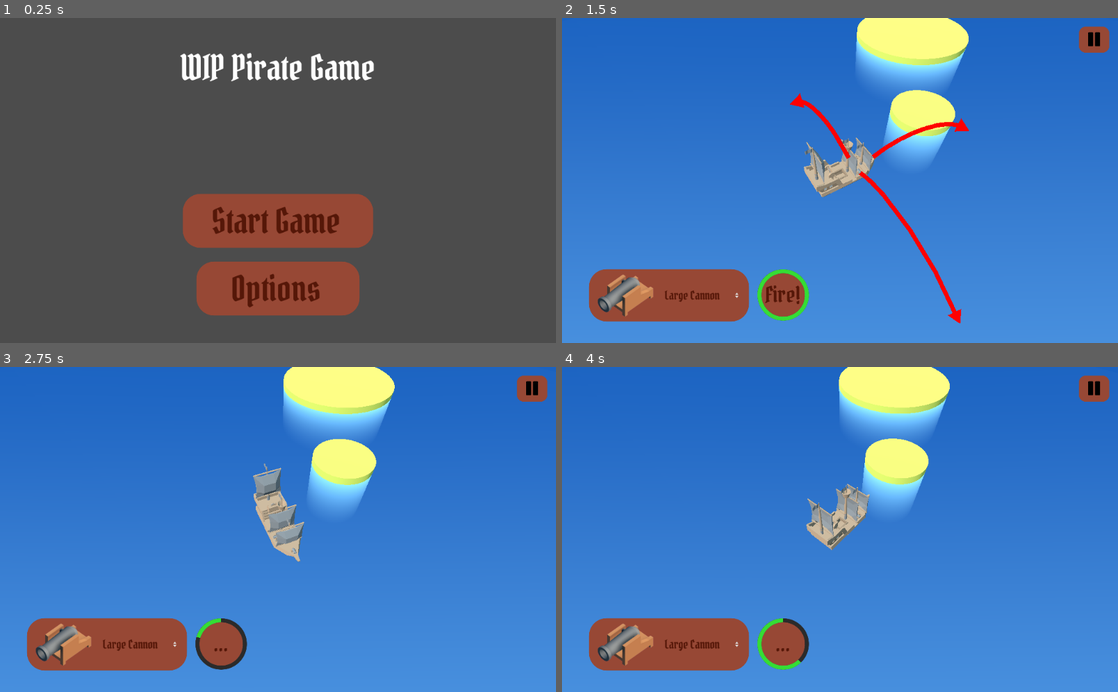
Above: before the commit, frames 1-4 (two rows, left to right).
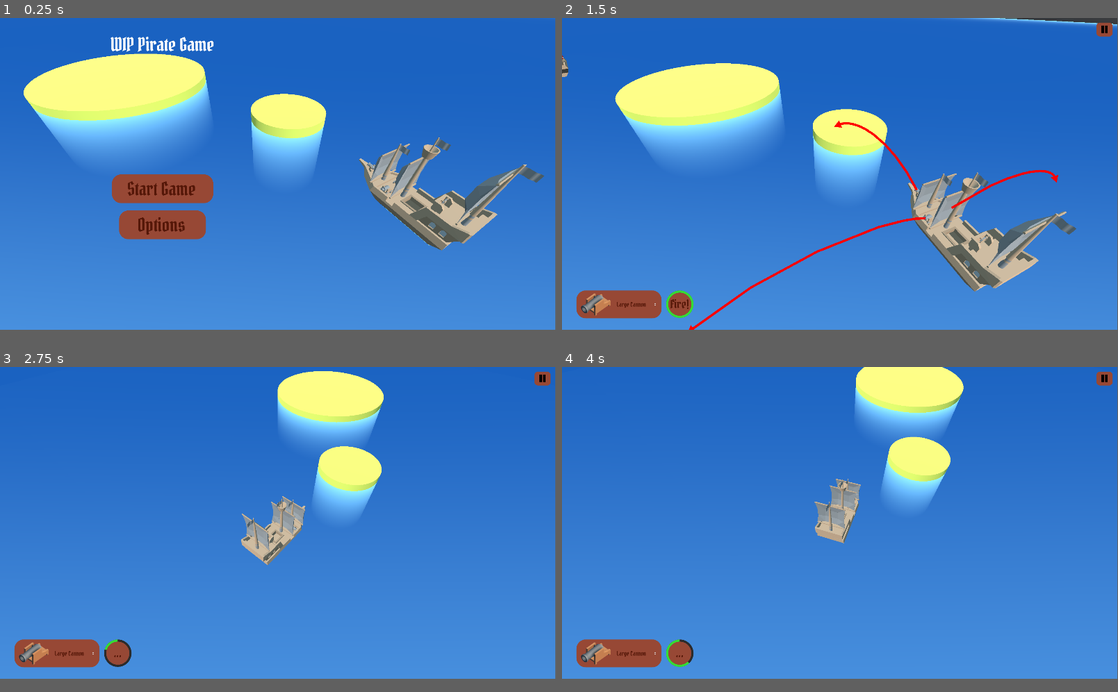
Above: after the commit, the same moments.

Repository: last-genius/gamedev_project
Game: Godot game, scene res://Main.tscn
Same seed, same stepped clock (60 frames per second), same inputs: the game is played once before the commit and once after it. Before the commit the project starts from res://scenes/ui_startscreen.tscn.
Inputs (mouse positions are in pixels of both pictures, inside the frame that each line leads up to):
- Up to frame 1 (0.25 s): no input
- Up to frame 2 (1.5 s): click "Start Game" at 0.5 s; move the mouse to (962, 164) at 1.27 s; hold D (move_right) from 1.28 s (still down); hold F (aim) from 1.28 s (still down); click (962, 164) at 1.42 s
- Up to frame 3 (2.75 s): move the mouse to (166, 545) at 2.02 s; release D (move_right) at 2.03 s; release F (aim) at 2.03 s; hold S (move_back) from 2.03 s (still down); tap G (fire) at 2.1 s
- Up to frame 4 (4 s): move the mouse to (895, 458) at 2.77 s; release S (move_back) at 2.78 s; hold D (move_right) 2.78-3.53 s; hold Shift (sprint) 2.78-3.53 s; move the mouse to (812, 594) at 3.52 s; hold W (move_forward) from 3.53 s (still down); tap F (aim) at 3.6 s; click (812, 594) at 3.67 s
In our replay, the window is 800x468 before the commit and 799x449 after it. These sizes can differ from the game's own. Grey fills any space a smaller window leaves; there, only what the larger window draws over its background counts as a difference.

The runs differ from the first frame. In frame 1, 94% of the frame differs, in the area x 0-100%, y 0-96%; in frame 2, 28%; in frame 3, 11%; in frame 4, 11%.

Commit message:
Add new starting screen

Diff:
--- a/Main.tscn
+++ b/Main.tscn
@@ -1,7 +1,6 @@
-[gd_scene load_steps=28 format=2]
+[gd_scene load_steps=29 format=2]
 
 [ext_resource path="res://scripts/enemy_spawner.gd" type="Script" id=1]
-[ext_resource path="res://scenes/WaterTile.tscn" type="PackedScene" id=2]
 [ext_resource path="res://assets/ship_models/RacingBoat.tscn" type="PackedScene" id=3]
 [ext_resource path="res://scripts/camera_follow.gd" type="Script" id=4]
 [ext_resource path="res://materials/collision_red.material" type="Material" id=5]
@@ -10,10 +9,12 @@
 [ext_resource path="res://scenes/hud.tscn" type="PackedScene" id=8]
 [ext_resource path="res://scripts/drawing.gd" type="Script" id=9]
 [ext_resource path="res://scripts/combat_system.gd" type="Script" id=10]
+[ext_resource path="res://scenes/ui_startscreen.tscn" type="PackedScene" id=11]
 [ext_resource path="res://scripts/nav_setup.gd" type="Script" id=12]
 [ext_resource path="res://materials/bad_sand.tres" type="Material" id=13]
 [ext_resource path="res://items/weapons/medium_cannon.tres" type="Resource" id=14]
 [ext_resource path="res://items/weapons/large_cannon.tres" type="Resource" id=15]
+[ext_resource path="res://scripts/water_manager.gd" type="Script" id=16]
 
 [sub_resource type="SpatialMaterial" id=34]
 albedo_color = Color( 0.619608, 0, 0, 1 )
@@ -114,7 +115,19 @@
 unique_name_in_owner = true
 one_shot = true
 
-[node name="WaterTile" parent="PlayerSpawner" instance=ExtResource( 2 )]
+[node name="WaterManager" type="Spatial" parent="PlayerSpawner"]
+script = ExtResource( 16 )
+
+[node name="Camera Pivot" type="Spatial" parent="."]
+transform = Transform( 1, 0, 0, 0, 0.5, -0.866025, 0, 0.866025, 0.5, 0, 12, 0 )
+
+[node name="Camera" type="Camera" parent="Camera Pivot"]
+unique_name_in_owner = true
+transform = Transform( 0.857667, 0.322211, -0.400734, 0.463869, -0.148532, 0.873364, 0.221885, -0.934944, -0.276854, -12.7632, 2.80657, 1.62037 )
+cull_mask = 524287
+current = true
+far = 120.0
+script = ExtResource( 4 )
 
 [node name="EnemySpawner" type="Spatial" parent="."]
 script = ExtResource( 1 )
@@ -124,16 +137,6 @@
 rect_spawn = Rect2( -45, -45, 90, 90 )
 sail_material = SubResource( 34 )
 
-[node name="Camera Pivot" type="Spatial" parent="."]
-
-[node name="Camera" type="Camera" parent="Camera Pivot"]
-unique_name_in_owner = true
-transform = Transform( 1, 0, 0, 0, -4.37114e-08, 1, 0, -1, -4.37114e-08, 0, 0, 0 )
-cull_mask = 524287
-current = true
-far = 120.0
-script = ExtResource( 4 )
-
 [node name="Terrain" type="NavigationMeshInstance" parent="."]
 unique_name_in_owner = true
 navmesh = SubResource( 28 )
@@ -175,22 +178,11 @@
 transform = Transform( 1, 0, 0, 0, 1, 0, 0, 0, 1, 0, -8, 0 )
 mesh = SubResource( 32 )
 
-[node name="CSGBox" type="CSGBox" parent="."]
-transform = Transform( 1, 0, 0, 0, 1, 0, 0, 0, 1, 0, -5, 0 )
-visible = false
-width = 36.0
-height = 12.0
-depth = 36.0
-
-[node name="CSGBox2" type="CSGBox" parent="CSGBox"]
-transform = Transform( 1, 0, 0, 0, 1, 0, 0, 0, 1, 0, 2, 0 )
-operation = 2
-width = 34.0
-height = 10.0
-depth = 34.0
+[node name="StartScreen" parent="." instance=ExtResource( 11 )]
 
 [node name="HUD" parent="." instance=ExtResource( 8 )]
 unique_name_in_owner = true
+visible = false
 
 [node name="InGameDraw" type="Control" parent="HUD"]
 unique_name_in_owner = true
--- a/project.godot
+++ b/project.godot
@@ -27,13 +27,19 @@
 [application]
 
 config/name="codename_pirate"
-run/main_scene="res://scenes/ui_startscreen.tscn"
+run/main_scene="res://Main.tscn"
 run/low_processor_mode=true
 config/icon="res://icon.png"
 
 [autoload]
 
 MainLoader="*res://scripts/main_loader.gd"
+
+[display]
+
+window/size/width=1920
+window/size/height=1080
+window/size/fullscreen=true
 
 [gui]
 
--- a/scenes/ui_startscreen.tscn
+++ b/scenes/ui_startscreen.tscn
@@ -4,11 +4,14 @@
 [ext_resource path="res://scripts/ui_startscreen.gd" type="Script" id=2]
 
 [node name="HUD" type="CanvasLayer"]
+pause_mode = 2
 script = ExtResource( 2 )
 
 [node name="Title" type="Label" parent="."]
 anchor_right = 1.0
 margin_top = 50.0
+margin_right = -797.0
+margin_bottom = 133.0
 custom_fonts/font = ExtResource( 1 )
 text = "WIP Pirate Game"
 align = 1
@@ -18,10 +21,10 @@
 anchor_top = 0.5
 anchor_right = 0.5
 anchor_bottom = 0.5
-margin_left = -175.0
-margin_top = 25.0
-margin_right = 175.0
-margin_bottom = 124.0
+margin_left = -573.0
+margin_top = 2.0
+margin_right = -223.0
+margin_bottom = 101.0
 custom_fonts/font = ExtResource( 1 )
 text = "Start Game"
 
@@ -30,10 +33,10 @@
 anchor_top = 0.5
 anchor_right = 0.5
 anchor_bottom = 0.5
-margin_left = -150.0
-margin_top = 150.0
-margin_right = 150.0
-margin_bottom = 44.5
+margin_left = -548.0
+margin_top = 127.0
+margin_right = -248.0
+margin_bottom = 226.0
 custom_fonts/font = ExtResource( 1 )
 text = "Options"
 
--- a/scripts/camera_follow.gd
+++ b/scripts/camera_follow.gd
@@ -1,11 +1,22 @@
 extends Camera
 
 export var offset = Vector3(10, 20, 10)
-export var camera_speed = 5.0
+export var camera_speed = 12.0
 onready var player: KinematicBody = $"%PlayerSpawner"
 
 
+func _ready():
+	set_physics_process(false)
+
+
+func _get_pos_with_offset() -> Vector3:
+	return player.global_translation + offset
+
+
+func _get_look_target() -> Vector3:
+	return player.global_translation
+
+
 func _physics_process(_delta: float) -> void:
-	var target_position = player.global_translation + offset
 	#var smoothed_position = global_translation.linear_interpolate(target_position, camera_speed * delta)
-	look_at_from_position(target_position, player.global_translation, Vector3.UP)
+	look_at_from_position(_get_pos_with_offset(), _get_look_target(), Vector3.UP)
--- a/scripts/enemy_spawner.gd
+++ b/scripts/enemy_spawner.gd
@@ -1,5 +1,4 @@
 extends Spatial
-
 
 export(Dictionary) var ship_models
 export var enemy_number = 2
--- a/scripts/nav_setup.gd
+++ b/scripts/nav_setup.gd
@@ -8,7 +8,8 @@
 func _ready():
 	# Use call deferred to make sure the entire SceneTree Nodes are setup
 	# else yield on 'physics_frame' in a _ready() might get stuck
-	call_deferred("setup_navserver")
+	#call_deferred("setup_navserver")
+	pass
 
 
 func setup_navserver():
--- a/scripts/ui_startscreen.gd
+++ b/scripts/ui_startscreen.gd
@@ -1,5 +1,25 @@
 extends CanvasLayer
+
+onready var terrain = $"%Terrain"
+onready var camera = $"%Camera"
+
+
+func _ready():
+	get_tree().paused = true
 
 
 func _on_StartButton_pressed() -> void:
-	MainLoader.change_scene("res://Main.tscn")
+	terrain.setup_navserver()
+	visible = false
+	get_tree().paused = false
+	$"%PlayerSpawner".set_physics_process(false)
+	$"../HUD".visible = true
+
+	# Put the camera in place with a smooth transition
+	var tween = get_tree().create_tween().set_trans(Tween.TRANS_CUBIC).set_ease(Tween.EASE_IN_OUT)
+	var target_pos = Transform(camera.global_transform.basis, camera._get_pos_with_offset())
+	tween.tween_property(camera, "global_transform",
+		target_pos.looking_at(camera._get_look_target(), Vector3.UP), 3)
+	tween.tween_callback(camera, "set_physics_process", [true])
+	tween.tween_callback($"%PlayerSpawner", "set_physics_process", [true])
+	tween.tween_callback($"%PlayerSpawner/WaterManager", "change_radius", [0])
--- /dev/null
+++ b/scripts/water_manager.gd
@@ -0,0 +1,67 @@
+tool
+extends Spatial
+
+
+var water_tile = preload("res://scenes/WaterTile.tscn")
+export var tile_size = 145
+export var radius = 1 setget change_radius
+onready var player: KinematicBody = $"%PlayerSpawner"
+
+var tiles = {}
+var prev_tile = null
+
+
+func change_radius(new_radius):
+	radius = new_radius
+	var player_pos = get_player_position()
+	var new_tiles = get_neighboring_tiles(player_pos)
+
+	if !new_tiles.empty():
+		#print("Spawning new water tiles\n\tposition: ", player_pos, "\n\ttiles: ", new_tiles)
+		for pos in new_tiles:
+			if !(pos in tiles):
+				tiles[pos] = water_tile.instance()
+				add_child(tiles[pos])
+				change_position(tiles[pos], pos)
+
+		for pos in tiles.keys():
+			if !(pos in new_tiles):
+				tiles[pos].queue_free()
+				tiles.erase(pos)
+				pass
+
+
+func _ready():
+	change_radius(radius)
+
+
+func change_position(tile, position):
+	tile.global_translation.x = position.x
+	tile.global_translation.z = position.y
+	var col_viewport = tile.get_node("CollisionViewport/Camera")
+	col_viewport.global_translation.x = position.x
+	col_viewport.global_translation.z = position.y
+
+
+func get_player_position():
+	if player == null:
+		return Vector2.ZERO
+	else:
+		return Vector2(player.global_translation.x, player.global_translation.z)
+
+
+func get_neighboring_tiles(position: Vector2):
+	var neighbors = []
+
+	# Calculate the tile the player is positioned in currently
+	var center = (position / tile_size).abs().floor() * position.sign()
+	center.x += 1.0*sign(position.x) if (fmod(abs(position.x), tile_size) > (tile_size/2)) else 0.0
+	center.y += 1.0*sign(position.y) if (fmod(abs(position.y), tile_size) > (tile_size/2)) else 0.0
+
+	# Then calculate the neighboring tiles
+	for i in range(-radius, radius + 1):
+		for j in range(-radius, radius + 1):
+			neighbors.append((center + Vector2(i, j)) * tile_size)
+
+	# TODO: convert to more consistent metrics (array of ints?)
+	return neighbors
